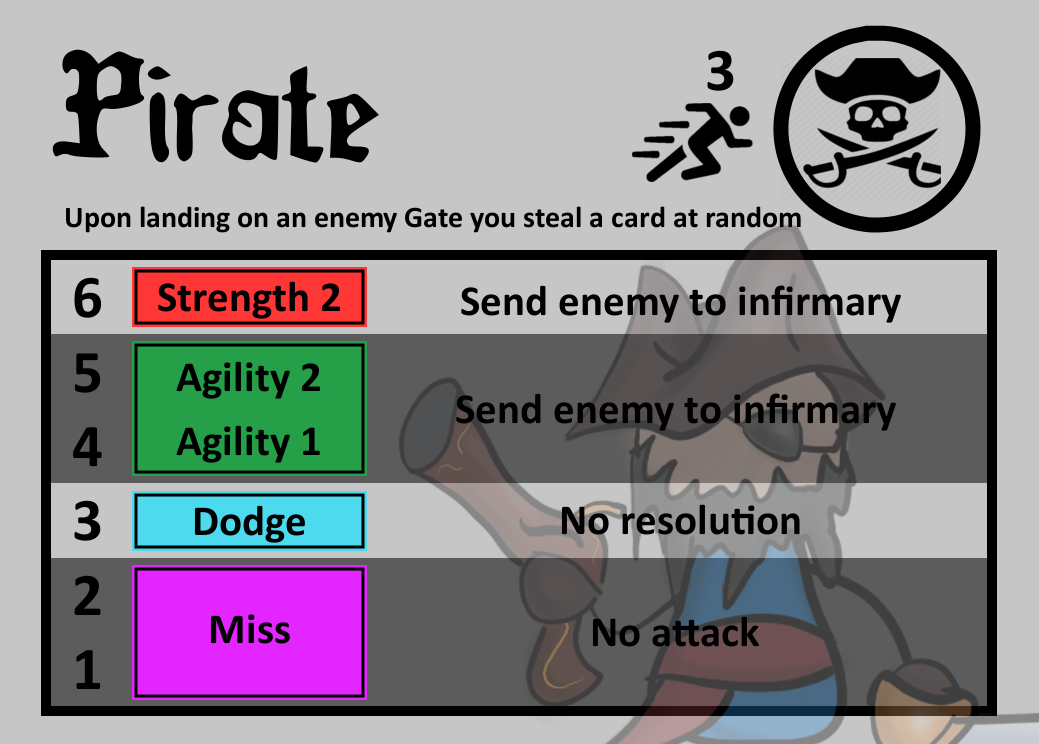
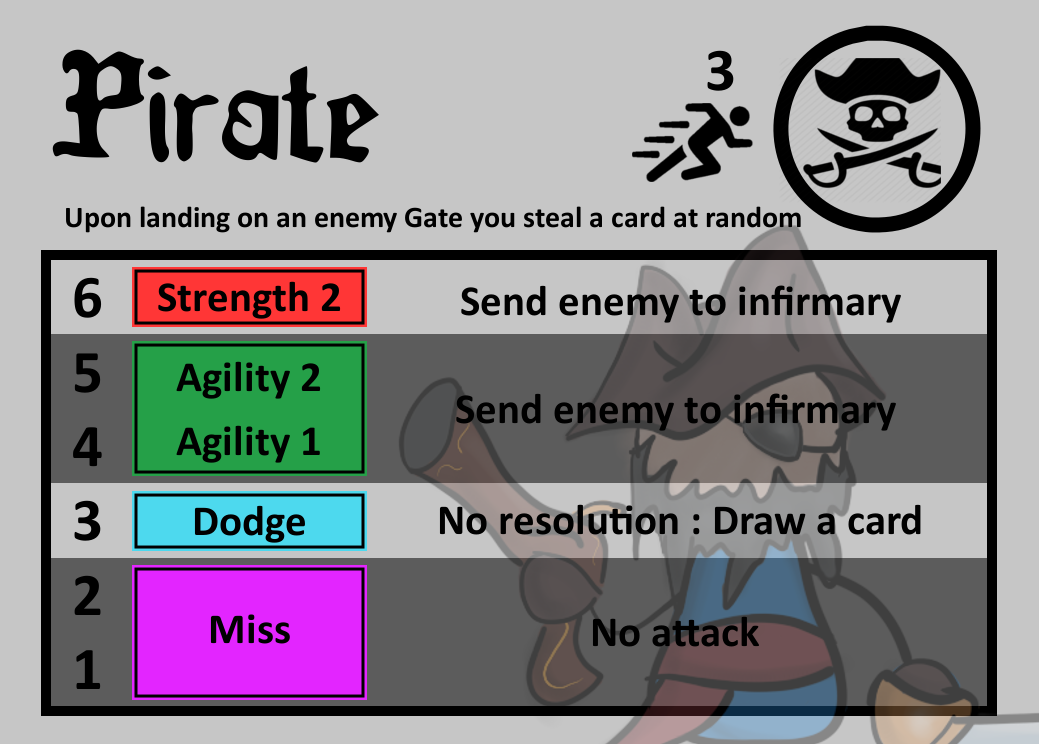
Before/after of a (1039, 744) layered artwork. What changed in the layer stack:
painted on "Strength #1" over (x1=439, y1=504, x2=921, y2=535)
